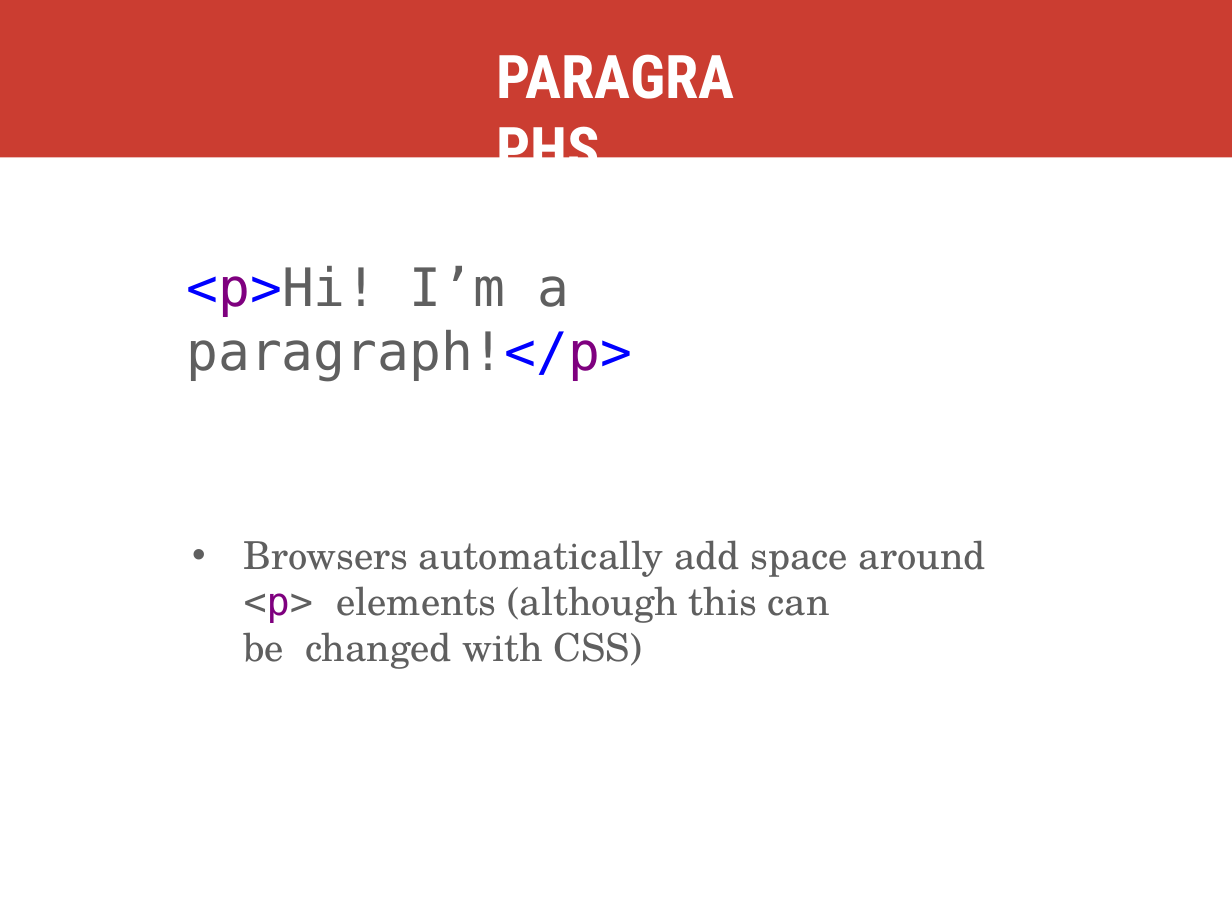
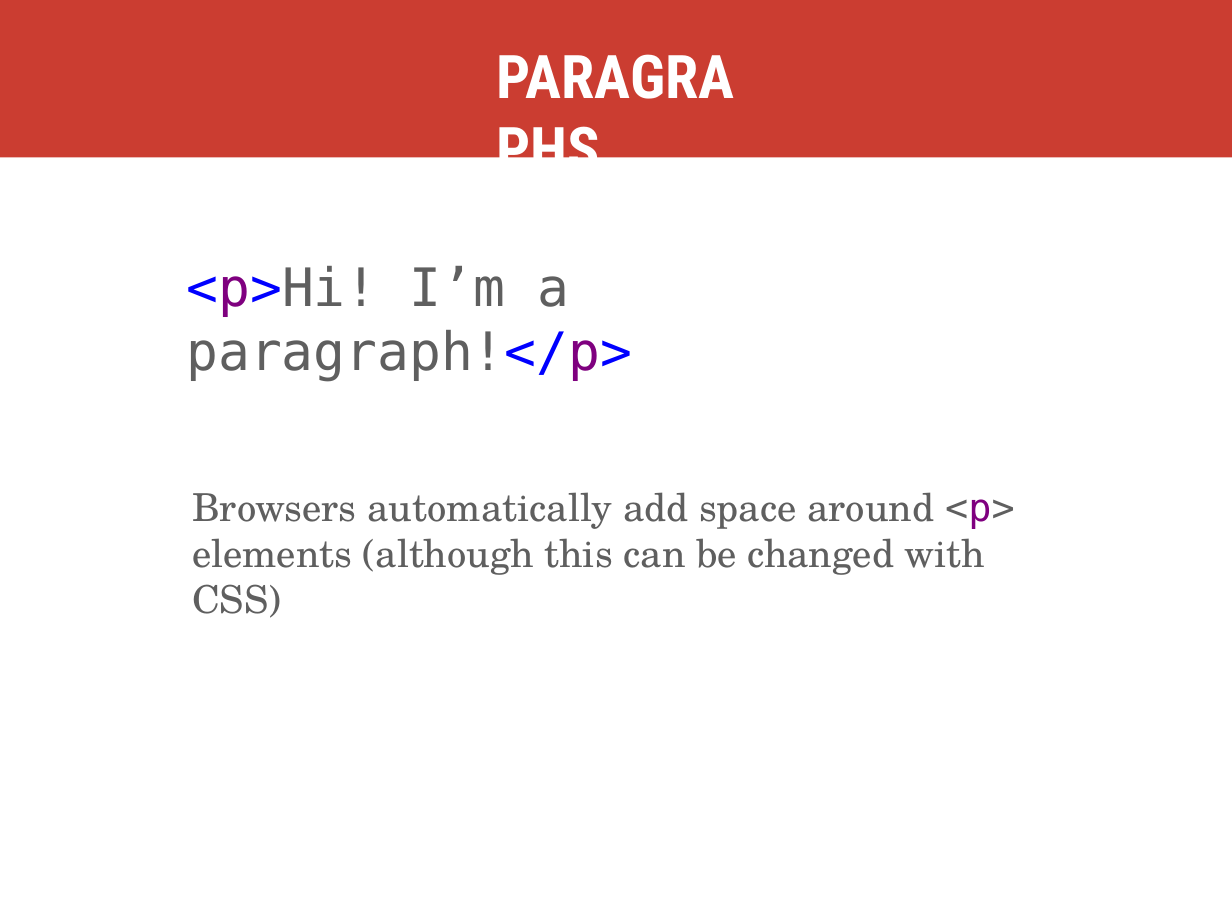
Before and after one commit to kweeket/dev-101, a slide deck: slide 36 of slides/week-1.pptx. Drawn at 1232x924 pixels with LibreOffice and Linux fonts; fonts in the diff are those of the drawing. Boxes give left, top, right and bottom in pixels: in the first picture for what was removed or moved away, otherwise in the second. Text is boxed around its words. In the diff, an @@ line names an element or a change of style, - is before the commit and + after.

```diff
--- a/slides/week-1.pptx
+++ b/slides/week-1.pptx
@@ text at [192,492,1015,618]: text changed @@
-• Browsers automatically add space around
-<p> elements (although this can be changed with CSS)
+Browsers automatically add space around <p> elements (although this can be changed with CSS)
```
Also in this commit, not shown: 15 other slides changed, 1 other file.
